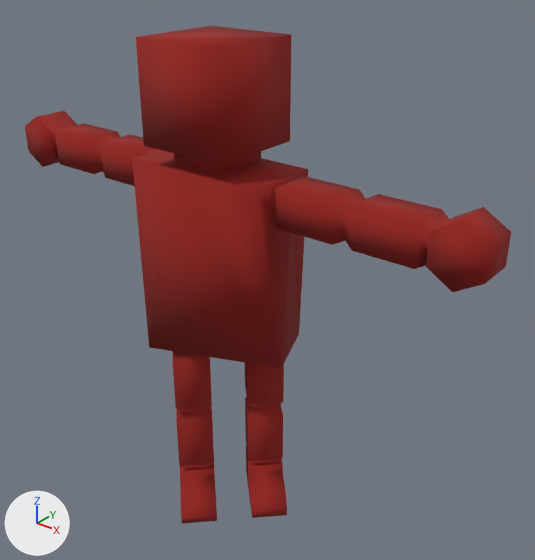
One commit to the glTF model Battle arena/Characters/Characters models/CharacterBA.glb: the scene before it, then after it.
Rendered twice from a camera (50 mm lens) standing at (19.1, -22.8, 24.2) and looking at (1.6, -0.8, 10.5). The lights are fixed; the arrows at lower left show +X, +Y and +Z. Vertices at the same position are counted once.

In view in the first picture: 'obj_0.003'.
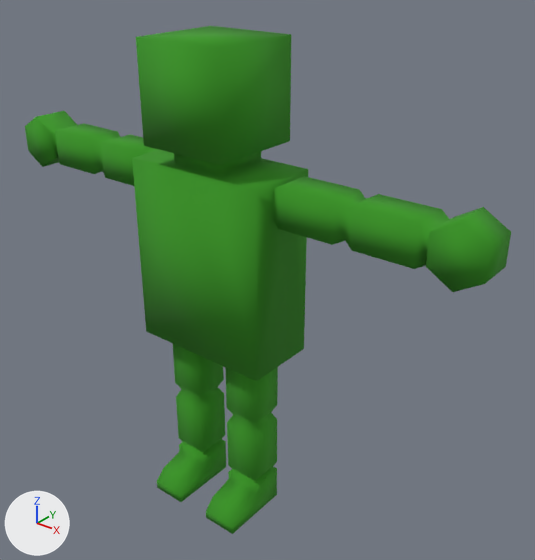
Pixel boxes [x1, y1, x2, y2] of what changed, in the pictures (535 x 560 px; the box of a moved part takes in the faces that stretch with it):
'obj_0.003', recoloured, reshaped (red to green)
    before: [25, 26, 511, 524]
    after: [25, 26, 511, 534]
part 1 of me_obj_0_003, moved or reshaped
    before: [132, 158, 308, 524]
    after: [132, 158, 308, 534]

Diff of the bpy script that builds the scene:
```diff
--- a/Battle arena/Characters/Characters models/CharacterBA.glb.py
+++ b/Battle arena/Characters/Characters models/CharacterBA.glb.py
@@ mat_color_4634441 @@
 mat_color_4634441 = principled_material('color_4634441')
-mat_color_4634441.base_color = (0.311, 0.0143, 0.0103)  # red #97201a
+mat_color_4634441.base_color = (0.0405, 0.311, 0.0149)  # green #399721
 mat_color_4634441.roughness = 1.0
@@ me_obj_0_003 @@
 # used by ob_obj_0_003; location = (-0.08, -0.07, 14.38)
-me_obj_0_003.from_pydata(...)  # 192 vertices, 380 faces; spans x -11.5..11.7, y -5.3..0.6, z -14.8..6.0
+me_obj_0_003.from_pydata(...)  # 192 vertices, 380 faces; spans x -11.5..11.7, y -4.3..0.1, z -14.8..6.0
+# me_obj_0_003 part 1: 88 of 192 vertices moved; they spanned x -3.1..3.7, y -5.3..0.6, z -14.8..-6.8 and now span x -3.1..3.3, y -4.3..-0.3, z -14.8..-6.8; mean shift (-0.4, -0.1, 0.0); largest move (0.3, -5.3, -14.8) -> (-2.3, -4.3, -14.8)
 me_obj_0_003.materials.append(mat_color_4634441)
```
